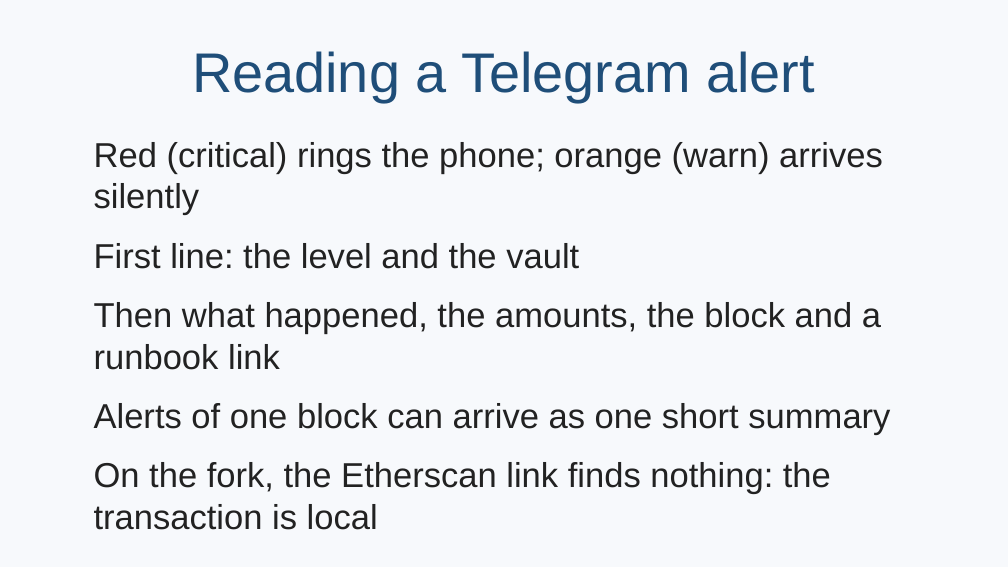
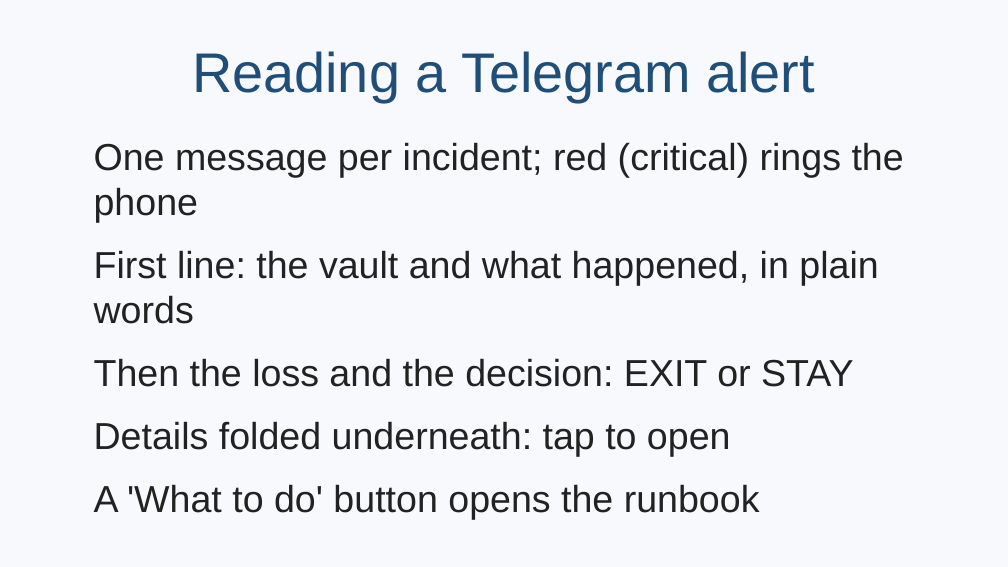
Before and after one commit to rya-sge/defi-monitoring, a slide deck: slide 11 of presentation/rock-demo.odp (slide 12 before the commit). Drawn at 1008x567 pixels with LibreOffice and Linux fonts; fonts in the diff are those of the drawing. Boxes give left, top, right and bottom in pixels: in the first picture for what was removed or moved away, otherwise in the second. Text is boxed around its words. In the diff, an @@ line names an element or a change of style, - is before the commit and + after.

```diff
--- a/presentation/rock-demo.odp
+++ b/presentation/rock-demo.odp
@@ text at [94,142,904,520]: text changed; size 27.2 to 29.6 pt @@
-Red (critical) rings the phone; orange (warn) arrives silently
-First line: the level and the vault
-Then what happened, the amounts, the block and a runbook link
-Alerts of one block can arrive as one short summary
-On the fork, the Etherscan link finds nothing: the transaction is local
+One message per incident; red (critical) rings the phone
+First line: the vault and what happened, in plain words
+Then the loss and the decision: EXIT or STAY
+Details folded underneath: tap to open
+A 'What to do' button opens the runbook
```
Also in this commit, not shown: 5 other slides changed, 1 slide removed, 5 other files.
